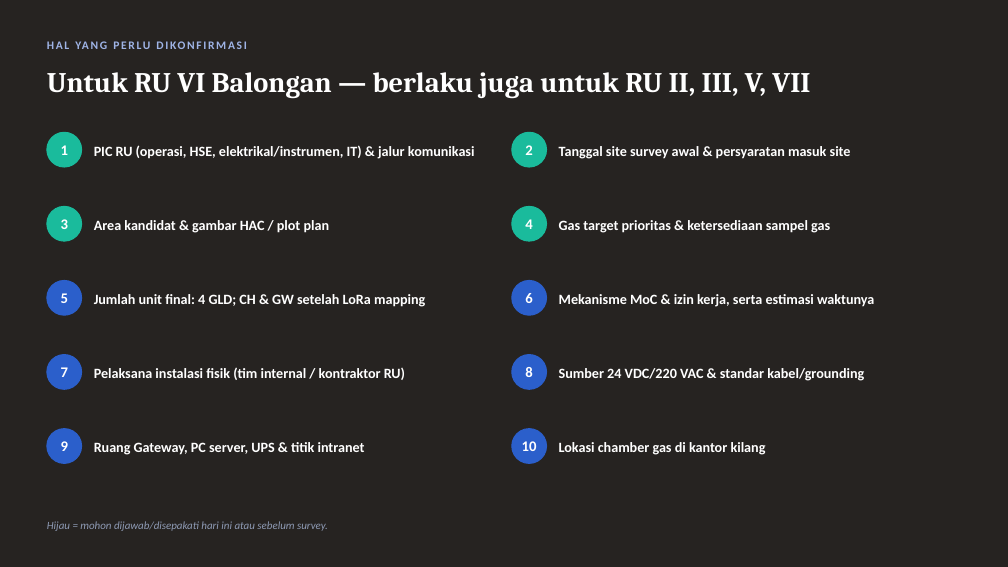
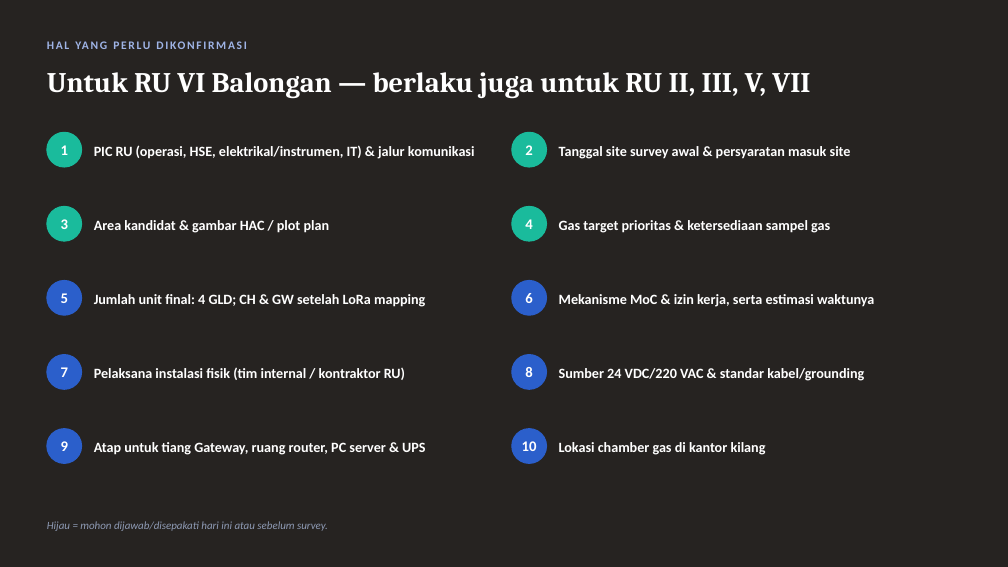
Before and after one commit to RavellerH/GLD-V2-Report-2026, a slide deck: slide 28 of Deliverables/Presentasi_Koordinasi_Implementasi_GLD_RU-VI_Balongan_13November2026.pptx (slide 16 before the commit). Drawn at 1008x567 pixels with LibreOffice and Linux fonts; fonts in the diff are those of the drawing. Boxes give left, top, right and bottom in pixels: in the first picture for what was removed or moved away, otherwise in the second. Text is boxed around its words. In the diff, an @@ line names an element or a change of style, - is before the commit and + after.

```diff
--- a/Deliverables/Presentasi_Koordinasi_Implementasi_GLD_RU-VI_Balongan_13November2026.pptx
+++ b/Deliverables/Presentasi_Koordinasi_Implementasi_GLD_RU-VI_Balongan_13November2026.pptx
@@ text at box(94, 442, 425, 455): text changed @@
-Ruang Gateway, PC server, UPS & titik intranet
+Atap untuk tiang Gateway, ruang router, PC server & UPS
```
Also in this commit, not shown: 18 other slides changed, 14 slides added, 5 slides removed, 16 other files.
